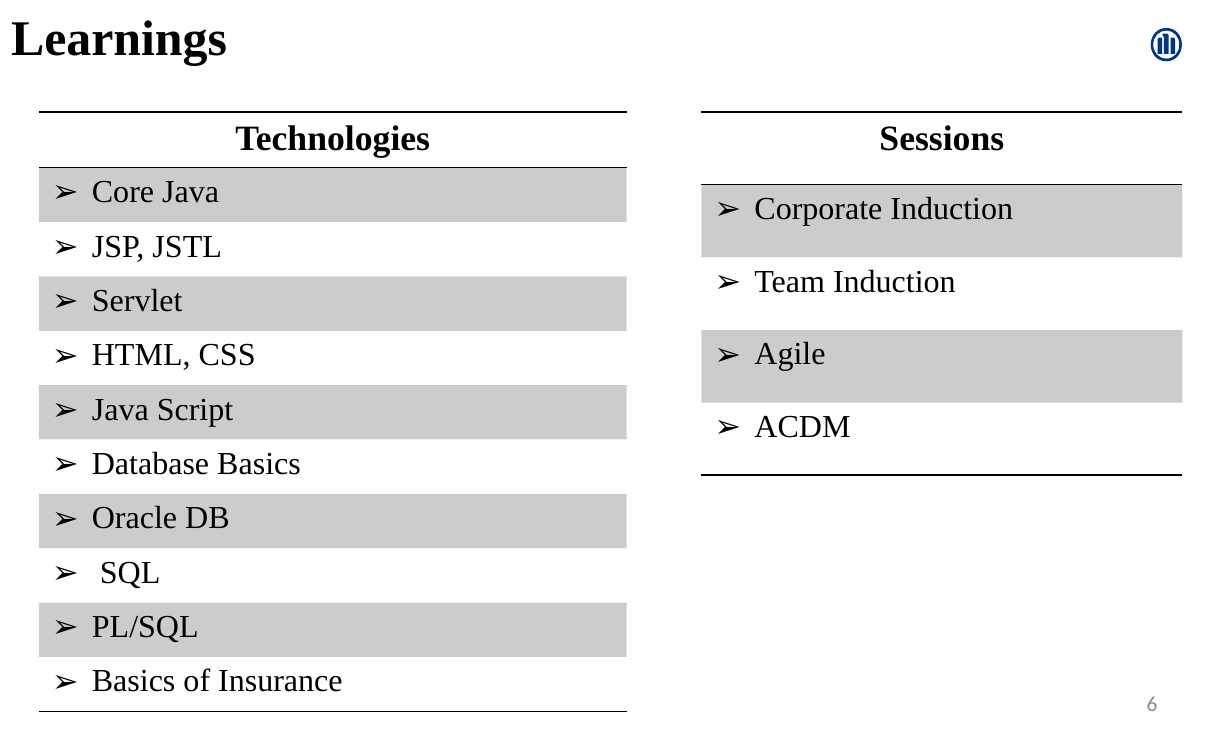
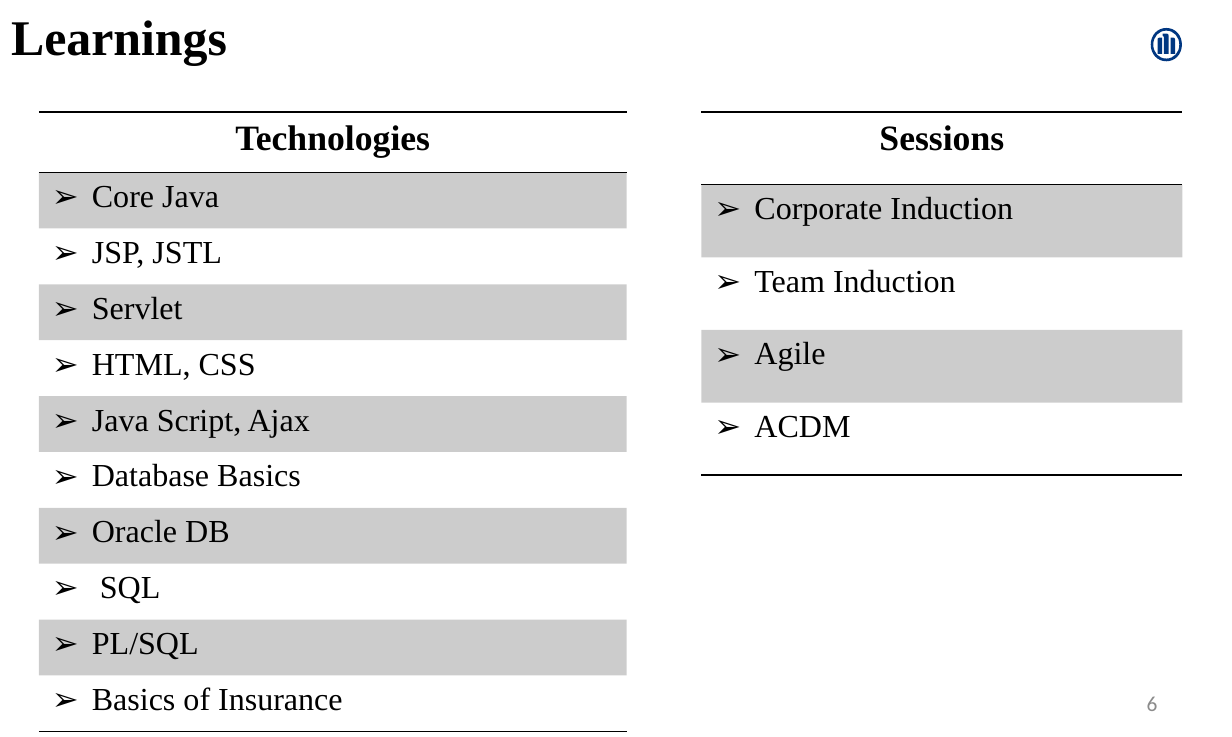
Before and after one commit to Amrutha-Mohan/UpdatedProjects, a slide deck: slide 6 of AmruthaMohan.pptx. Drawn at 1232x737 pixels with LibreOffice and Linux fonts; fonts in the diff are those of the drawing. Boxes give left, top, right and bottom in pixels: in the first picture for what was removed or moved away, otherwise in the second. Text is boxed around its words. In the diff, an @@ line names an element or a change of style, - is before the commit and + after.

```diff
--- a/AmruthaMohan.pptx
+++ b/AmruthaMohan.pptx
@@ table at (38, 112, 626, 731) @@
-row 6, column 1: Java Script
+row 6, column 1: Java Script, Ajax
```
Also in this commit, not shown: 6 other slides changed, 2 slides added, 5 slides removed.
